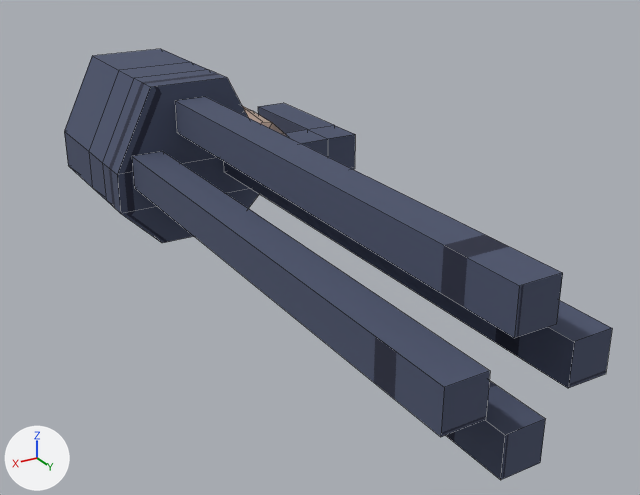
Two versions of the Blender file assets/obj/blend_dreadzone_objects.blend, one commit apart.
The view is the same before and after, from a 50 mm lens placed at (0.413, 1.213, 0.439), pointed at (-0.15, 0.275, -0.03). The axes (+X, +Y, +Z) are drawn at lower left. The lights are the same throughout. Mesh edges are drawn as thin lines. The same objects are shown in both versions, whatever each file hides.

Names of what the first picture shows: 'obj_gun_e_minigun', 'obj_gun_e_minigun_barreL_b', 'obj_gun_e_minigun_barreL_d', 'obj_gun_e_minigun_barrel_a', 'obj_gun_e_minigun_barrel_c'.
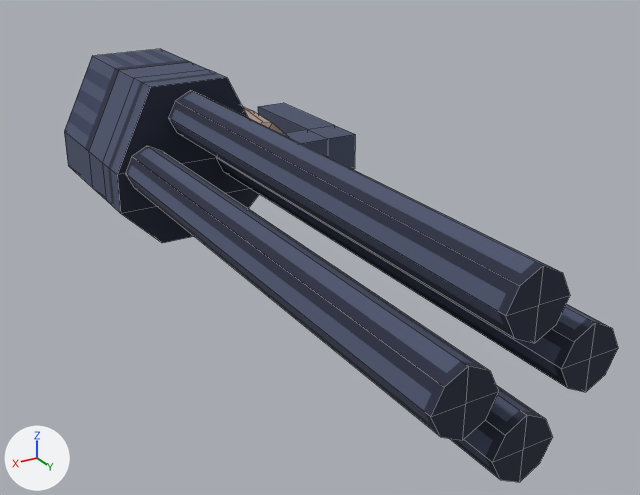
Boxes [x1, y1, x2, y2] around the edits, measured in the pictures (640 x 495 px):
'obj_gun_e_minigun_barreL_d', reshaped
    before: [132, 151, 490, 437]
    after: [125, 146, 499, 440]
'obj_gun_e_minigun_barreL_b', reshaped
    before: [175, 97, 563, 338]
    after: [169, 91, 570, 343]
'obj_gun_e_minigun_barrel_c', reshaped
    before: [224, 162, 612, 388]
    after: [216, 157, 618, 392]
'obj_gun_e_minigun_barrel_a', reshaped
    before: [445, 380, 546, 480]
    after: [449, 385, 553, 482]

What changed in the scene script:
```text
Change me_cube_034:
    used by ob_obj_gun_e_minigun_barrel_a; location = (0.0, 0.22, 0.1)
    remove me_cube_034.from_pydata(...)  # 8 vertices, 6 faces; spans x -0.02..0.02, y 0.0..0.6, z -0.08..-0.04
    add me_cube_034.from_pydata(...)  # 18 vertices, 16 faces; spans x -0.03..0.03, y 0.0..0.6, z -0.09..-0.03
    me_cube_034 part 1
    6 faces are deleted
    10 vertices are added at x -0.03..0.03, y 0.0..0.6, z -0.09..-0.03
    16 new faces join them
Change me_cube_038:
    used by ob_obj_gun_e_minigun_barrel_b; location = (0.0, 0.22, 0.1)
    remove me_cube_038.from_pydata(...)  # 8 vertices, 6 faces; spans x -0.02..0.02, y 0.0..0.6, z 0.04..0.08
    add me_cube_038.from_pydata(...)  # 18 vertices, 16 faces; spans x -0.03..0.03, y 0.0..0.6, z 0.03..0.09
    me_cube_038 part 2
    6 faces are deleted
    10 vertices are added at x -0.03..0.03, y 0.0..0.6, z 0.03..0.09
    16 new faces join them
Change me_cube_039:
    used by ob_obj_gun_e_minigun_barrel_c; location = (0.0, 0.22, 0.1); rotation_euler = (0.0, 1.571, 0.0), in degrees (0, 90, 0)
    remove me_cube_039.from_pydata(...)  # 8 vertices, 6 faces; spans x -0.02..0.02, y 0.0..0.6, z -0.08..-0.04
    add me_cube_039.from_pydata(...)  # 18 vertices, 16 faces; spans x -0.03..0.03, y 0.0..0.6, z -0.09..-0.03
    me_cube_039 part 3
    6 faces are deleted
    10 vertices are added at x -0.03..0.03, y 0.0..0.6, z -0.09..-0.03
    16 new faces join them
Change me_cube_040:
    used by ob_obj_gun_e_minigun_barrel_d; location = (0.0, 0.22, 0.1); rotation_euler = (0.0, 1.571, 0.0), in degrees (0, 90, 0)
    remove me_cube_040.from_pydata(...)  # 8 vertices, 6 faces; spans x -0.02..0.02, y 0.0..0.6, z 0.04..0.08
    add me_cube_040.from_pydata(...)  # 18 vertices, 16 faces; spans x -0.03..0.03, y 0.0..0.6, z 0.03..0.09
    me_cube_040 part 4
    6 faces are deleted
    10 vertices are added at x -0.03..0.03, y 0.0..0.6, z 0.03..0.09
    16 new faces join them
```
